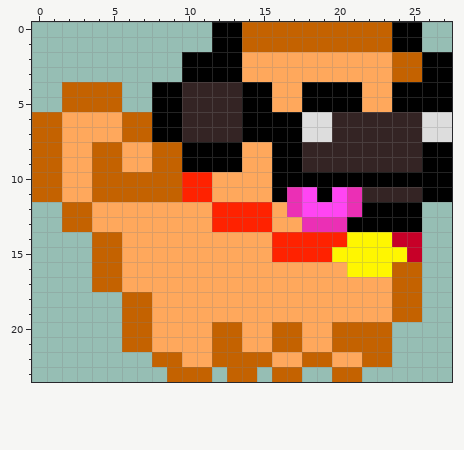
Pixel-art sprite -- resources/sprites/dog/8.png. This is how it looked before the edit.
The file is 112x96 pixels, drawn in blocks of 4x4; one block is one cell here.
New version:
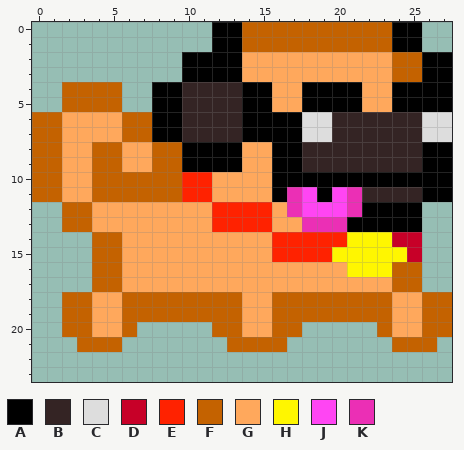
Palette (. is transparent): A #000000  B #342424  C #dddddd  D #c70028  E #ff2200  F #c46200  G #ffa85c  H #fff600  J #ff45f3  K #eb2fb5
Difference:
@@ x 0..27 @@
 17 ....FFGGGGGGGGGGGGGGGGGGFF..
-18 ......FFGGGGGGGGGGGGGGGGFF..
-19 ......FFGGGGGGGGGGGGGGGGFF..
-20 ......FFGGGGFFGGFFGGFFFF....
-21 ......FFGGGGFFGGFFGGFFFF....
-22 ........FFGGFFFFGGFFGGFF....
-23 .........FFF.FF.FF..FF......
+18 ..FFGGFFFFFFFFGGFFFFFFFFGGFF
+19 ..FFGGFFFFFFFFGGFFFFFFFFGGFF
+20 ..FFGGF.....FFGGFF.....FGGFF
+21 ...FFF.......FFFF.......FFF.
+22 ............................
+23 ............................
Pixel boxes of the changes (left, top, right, bottom) in both pictures:
changed: (62, 292, 452, 382)
